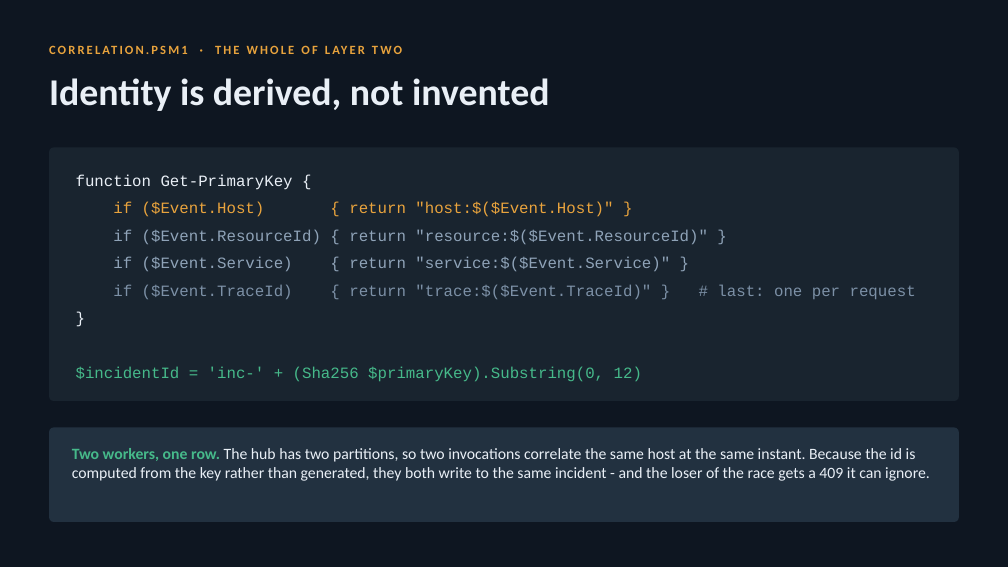
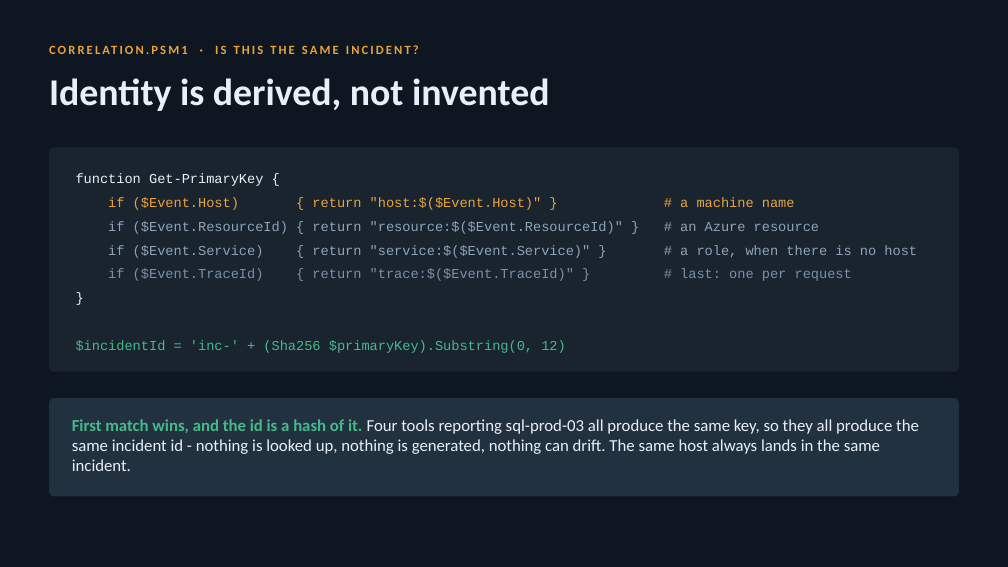
Before and after one commit to donnietaylor/cas2026, a slide deck: slide 7 of smarter-monitoring/deck/staging.pptx (slide 4 before the commit). Drawn at 1008x567 pixels with LibreOffice and Linux fonts; fonts in the diff are those of the drawing. Boxes give left, top, right and bottom in pixels: in the first picture for what was removed or moved away, otherwise in the second. Text is boxed around its words. In the diff, an @@ line names an element or a change of style, - is before the commit and + after.

```diff
--- a/smarter-monitoring/deck/staging.pptx
+++ b/smarter-monitoring/deck/staging.pptx
@@ text at [72,78,880,471]: text changed @@
-CORRELATION.PSM1 · THE WHOLE OF LAYER TWO
+CORRELATION.PSM1 · IS THIS THE SAME INCIDENT?
@@ rounded rectangle: place and size @@
-rounded rectangle at [49,147,959,401]
+rounded rectangle at [49,147,959,372]
@@ rounded rectangle at [49,147,959,372]: proportions changed @@
@@ text at [108,197,795,210]: text changed; size 15 to 13 pt @@
-if ($Event.Host) { return "host:$($Event.Host)" }
+if ($Event.Host) { return "host:$($Event.Host)" } # a machine name
@@ text at [108,221,819,234]: text changed; size 15 to 13 pt @@
-if ($Event.ResourceId) { return "resource:$($Event.ResourceId)" }
+if ($Event.ResourceId) { return "resource:$($Event.ResourceId)" } # an Azure resource
@@ text "if ($Event.TraceId) { return "trace:$($Event.TraceId)" ...": place and size @@
-text "if ($Event.TraceId) { return "trace:$($Event.TraceId)" ..." at [113,284,916,299]
+text "if ($Event.TraceId) { return "trace:$($Event.TraceId)" ..." at [108,268,852,281]
@@ text at [108,245,917,258]: text changed; size 15 to 13 pt @@
-if ($Event.Service) { return "service:$($Event.Service)" }
+if ($Event.Service) { return "service:$($Event.Service)" } # a role, when there is no host
@@ size 15 to 13 pt in 4 elements at [76,173,263,186], [108,268,852,281], [76,340,566,353], [76,285,932,309] @@
@@ text "}": place and size @@
-text "}" at [76,303,932,330]
+text "}" at [76,285,932,309]
@@ text "$incidentId = 'inc-' + (Sha256 ...": place and size @@
-text "$incidentId = 'inc-' + (Sha256 ..." at [76,366,642,382]
+text "$incidentId = 'inc-' + (Sha256 ..." at [76,340,566,353]
@@ rounded rectangle at [49,399,959,497]: proportions changed @@
@@ rounded rectangle: place and size @@
-rounded rectangle at [49,427,959,522]
+rounded rectangle at [49,399,959,497]
@@ text at [72,419,919,454]: text changed; size 15 to 16 pt @@
-Two workers, one row. The hub has two partitions, so two invocations correlate the same host at the same instant. Because the id is computed from the key rather than generated, they both write to the same incident - and the loser of the race gets a 409 it can ignore.
+First match wins, and the id is a hash of it. Four tools reporting sql-prod-03 all produce the same key, so they all produce the same incident id - nothing is looked up, nothing is generated, nothing can drift. The same host always lands in the same incident.
```
Also in this commit, not shown: 3 other slides changed, 3 slides added, 11 other files.
